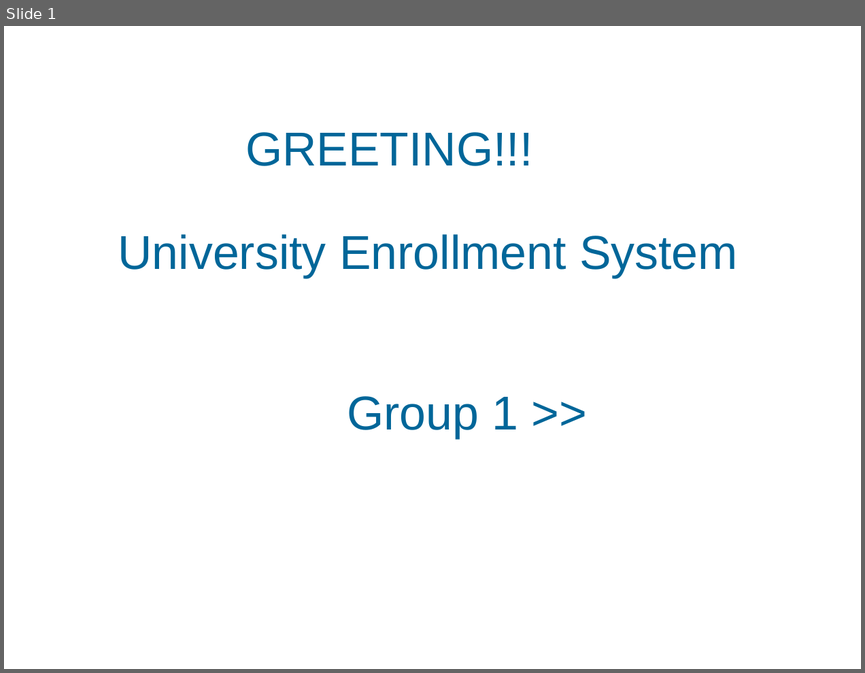
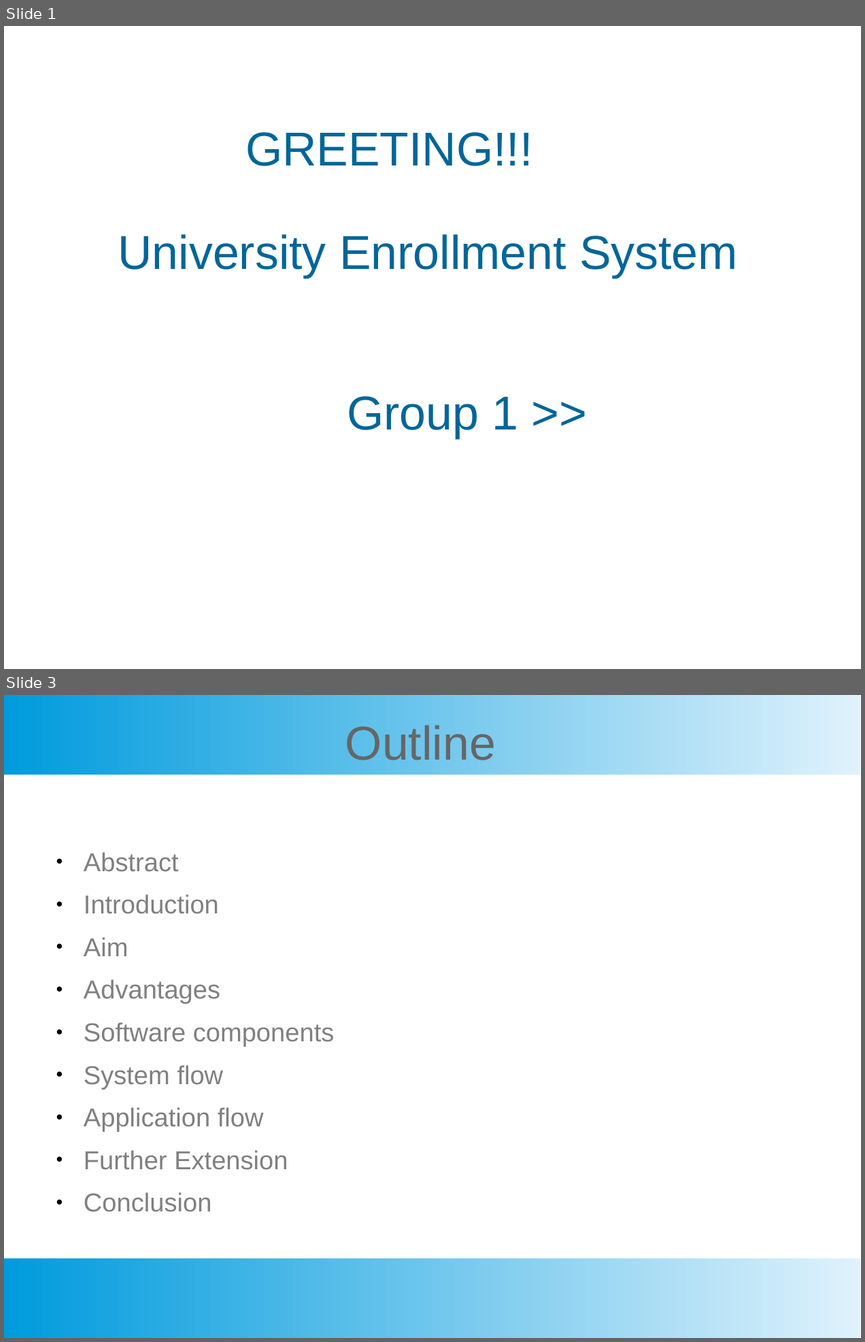
Before and after one commit to heinyekyaw/URSPPP, a slide deck: shout yay.pptx. Shown one above the other, each under a label of ours: slide 1 before the commit, slides 1 and 3 after it; the slides between them are not shown. The pictures are 865x673 and 865x1342 pixels, drawn with LibreOffice and Linux fonts; fonts in the diff are those of the drawing; background and template pictures are left out. Boxes give left, top, right and bottom in pixels: in the first picture for what was removed or moved away, otherwise in the second. Text is boxed around its words. In the diff, an @@ line names an element or a change of style, - is before the commit and + after.

```diff
--- a/shout yay.pptx
+++ b/shout yay.pptx
@@ slide 3 added at <box>4,695,861,1338</box>, background #FFFFFF @@
@@ rectangle added at <box>4,695,861,775</box>, fill gradient #DFF2FC to #009BDD @@
@@ text added at <box>345,725,496,760</box>, 44 pt, text #666666 @@
+Outline
@@ text added at <box>84,852,334,1212</box>, 24 pt, text #808080 @@
+● Abstract
+● Introduction
+● Aim
+● Advantages
+● Software components
+● System flow
+● Application flow
+● Further Extension
+● Conclusion
@@ rectangle added at <box>4,1258,861,1338</box>, fill gradient #DFF2FC to #009BDD @@
```
Also in this commit, not shown: 5 slides changed, 11 other slides added.
